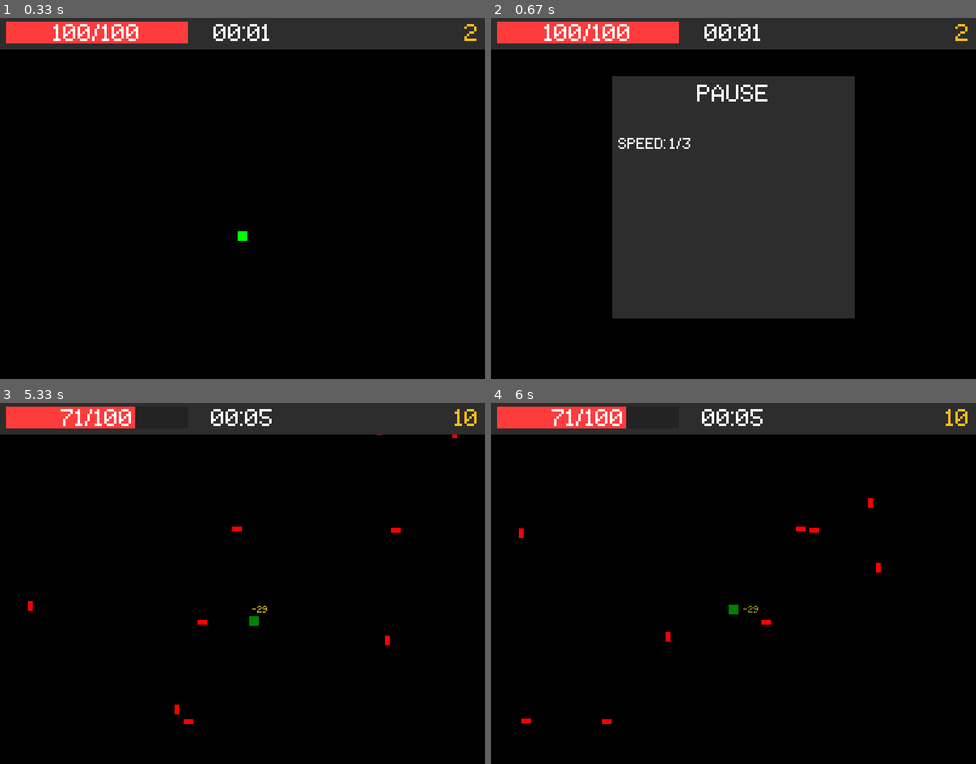
Above: before the commit, frames 1-4 (two rows, left to right).
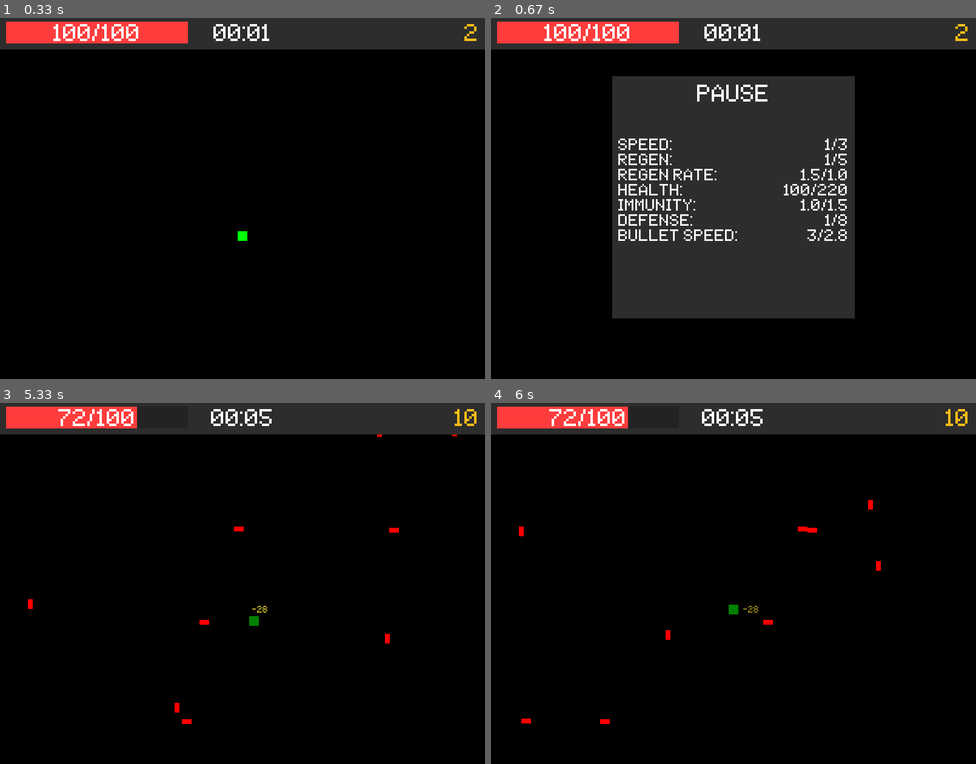
Above: after the commit, the same moments.

Repository: Thinato/pygame-bullet-hell
Game: pygame game, started from main.py
Same seed, same stepped clock (60 frames per second), same inputs: the game is played once before the commit and once after it.
Inputs (mouse positions are in pixels of both pictures, inside the frame that each line leads up to):
- Up to frame 1 (0.33 s): no input
- Up to frame 2 (0.67 s): hold Esc from 0.33 s (still down); hold D from 0.33 s (still down)
- Up to frame 3 (5.33 s): release Esc at 0.8 s; release D at 0.8 s; press the mouse at (92, 529) at 0.87 s; move the mouse to (92, 597) at 0.97 s; release the mouse at (92, 666) at 1.1 s; hold Esc 2.17-2.63 s; press the mouse at (92, 529) at 2.7 s; move the mouse to (252, 590) at 2.8 s; release the mouse at (412, 652) at 2.93 s; hold D 3-3.47 s; hold W 3.5-3.8 s; hold D 3.83-4.3 s; hold A 4.33-4.87 s; hold S 4.9-5.2 s; hold A from 5.23 s (still down)
- Up to frame 4 (6 s): release A at 5.63 s; hold W from 5.67 s (still down)

Frame 1 is identical in both runs. In frame 2, 2.2% of the frame differs, in the area x 26-74%, y 33-62%; in frame 3, 0.5%; in frame 4, 0.5%.

Commit message:
game over screen

Diff:
--- /dev/null
+++ b/button.py
@@ -0,0 +1,23 @@
+import pygame as pg
+from colors import *
+
+
+class Button:
+	def __init__(self, font, text, pos):
+		self.color = BUTTON_COLOR
+		self.color_hover = BUTTON_HOVER
+		self.font = font
+		self.pos = pos
+		self.text = text
+		temp = font.render(self.text, True, self.color)
+		self.size = (temp.get_width(), temp.get_height())
+		self.rect = pg.Rect(pos, self.size)
+		self.hover = False
+
+	def draw(self, screen):
+		if self.rect.collidepoint(pg.mouse.get_pos()):
+			self.hover = True
+			screen.blit(self.font.render(self.text, True, self.color_hover), self.pos)
+		else:
+			self.hover = False
+			screen.blit(self.font.render(self.text, True, self.color), self.pos)
--- a/colors.py
+++ b/colors.py
@@ -9,6 +9,9 @@
 GREY35 = (35,35,35)
 
 POINTS = (255,189,23)
+
+MAXXED = (224, 140, 30)
+DARK_MAXXED = (112, 70, 15)
 
 DAMAGE0 = (236, 216, 36)
 DAMAGE1 = (177, 162, 27)
@@ -31,3 +34,8 @@
 M_IMMUNITY = (105, 240, 157)
 M_DEFENSE = (112, 112, 112)
 M_BULLETSPEED = (209, 189, 100)
+
+
+# better not name it just 'BUTTON'
+BUTTON_COLOR = (255,255,255)
+BUTTON_HOVER = (224,140,30)
--- a/game.py
+++ b/game.py
@@ -3,21 +3,29 @@
 from player import *
 from bullet import *
 from orb import *
+from button import *
 import sys
 import random
 import os
 import math
 
+
 class Game:
 	def __init__(self):
 		pg.init()
+
+		# constants
 		self.SCREEN = pg.display.set_mode((800,600))
 		self.FPS = 60
 		self.CLOCK = pg.time.Clock()
 		self.font = pg.font.Font(os.path.join('assets', 'font', '8bit.ttf'), 32)
-		self.font20 = pg.font.Font(os.path.join('assets', 'font', '8bit.ttf'), 20)
+		self.font20 = pg.font.Font(os.path.join('assets', 'font', '8bit.ttf'), 22)
+		self.font22 = pg.font.Font(os.path.join('assets', 'font', '8bit.ttf'), 22)
 		self.font12 = pg.font.Font(os.path.join('assets', 'font', '8bit.ttf'), 12)
 
+
+		# variables that end with 'cp' mean CheckPoint, theyre used to check the timer
+		# they store the last tick a command was executed
 		self.damagetext_cp = 0
 		self.last_damage = 0
 		self.last_player_pos = None
@@ -28,6 +36,7 @@
 		self.bullet_increase_cp = 0
 		self.bullet_interval = 300
 		self.bullet_speed = 3
+		self.bullet_speed_min = 2.8
 
 		self.bullet_time = 0
 		self.current_time = 0
@@ -38,14 +47,6 @@
 		self.orb_ticks = 6000
 		self.orb_cp = 0
 
-
-		self.mutations = ['speed+',
-						  'regen+',
-						  'regen rate+',
-						  'health+',
-						  'immunity+',
-						  'defense+',
-						  'bullet speed-']
 		self.mutation_cp = 0
 		self.last_mutation = None
 
@@ -54,12 +55,20 @@
 		# game states
 		self.running = True
 		self.in_menu = False
+		self.in_game_over = False
+
+		temp = self.font.render('CONTINUE', True, WHITE)
+		self.continue_button = Button(self.font, 'CONTINUE', (self.SCREEN.get_size()[0]//2-temp.get_width()//2, self.SCREEN.get_size()[1]//2+140))
 
 		self.player = Player(self.SCREEN)
 
-
-
-
+		# just for testing/debugging
+		# self.player.max(self)
+
+
+
+
+	# this function will draw pretty much everything in the game, except by the pause menu
 	def draw(self, screen):
 		screen.fill(BLACK)
 
@@ -71,22 +80,28 @@
 		for bullet in self.bullets:
 			bullet.move()
 			if bullet.rect.colliderect(self.player.rect) and not self.player.is_immune:
-				self.last_damage = self.player.gethit(30)
+				self.last_damage = self.player.gethit(30, self)
 				self.last_player_pos = (self.player.rect.x, self.player.rect.y-12)
 				self.damagetext_cp = self.current_time
 				to_remove.append(bullet)
 			bullet.draw(screen)
+
 		# revove bullets that has hit the player
 		for i in to_remove:
 			self.bullets.remove(i)
+		# 'why this to_remove var?': well its never a good idea to remove an item during the identation
+		# so its better to just set a list for items that you want to remove after
+
 
 		to_remove = []
 		for orb in self.orbs:
 			if orb.rect.colliderect(self.player.rect):
 				orb.mutate(self)
 				to_remove.append(orb)
-			orb.draw(screen)
-
+				self.player.is_maxxed(self)
+			orb.draw(screen, self)
+
+		# remove the orb the player got
 		for i in to_remove:
 			self.orbs.remove(i)
 
@@ -96,18 +111,35 @@
 
 		pg.display.flip()
 
+
+
+	# Handle pygame events
 	def handle_event(self, event):
-		if event.type == pg.QUIT:
+		if event.type == pg.QUIT: # event executed when you click on the window close button (x)
 			sys.exit()
 			pg.quit()
-		if event.type == pg.KEYDOWN:
+
+		elif event.type == pg.KEYDOWN: # when any key is pressed
 			if event.key == pg.K_ESCAPE:
+				# open and closes the pause menu
 				if self.in_menu:
 					self.in_menu = False
 				else:
 					self.in_menu = True
 
-
+		elif event.type == pg.MOUSEBUTTONUP: # when mouse button is up (it must go down first, of course)
+			if self.in_menu:
+				pass
+			elif self.in_game_over:
+				if self.continue_button.hover:
+					print('go to main menu')
+			else:
+				if self.player.maxxed:
+					self.player.teleport(pg.mouse.get_pos(), self)
+
+
+
+	# draws the entire game hud, 'why is it named draw_ui not draw_hud?': laziness
 	def draw_ui(self, screen):
 		pg.draw.rect(screen, GREY45, ((0,0), (screen.get_size()[0], self.ui_height ))) # background of hud
 
@@ -126,8 +158,11 @@
 		screen.blit(points, (screen.get_size()[0]-points.get_width()-10, (10)))
 
 
+
+		# draws the mutation text and with a improvised 'fade out effect'
 		mutation = self.font20.render(f'{self.last_mutation}', True, FADE0)
 
+		# fade out effect
 		if self.current_time - self.mutation_cp > 2650:
 			mutation = self.font20.render('', True, FADE4)
 		elif self.current_time - self.mutation_cp > 2400:
@@ -139,10 +174,11 @@
 		if self.last_mutation != None:
 			screen.blit(mutation, (5, screen.get_size()[1]-mutation.get_height()))
 
+	# draws the damage numbers on top of the player
 	def draw_damage(self, screen, damage):
 
 		damage_txt = self.font12.render(f'{damage*-1}', True, DAMAGE0)
-
+		# face out effect
 		if self.current_time - self.damagetext_cp > 1300:
 			damage_txt = self.font12.render('', True, DAMAGE4)
 		elif self.current_time - self.damagetext_cp > 1100:
@@ -155,6 +191,7 @@
 		if self.last_player_pos != None:
 			screen.blit(damage_txt, self.last_player_pos)
 
+	# spawns a bullet on a random side of the screen with a random position
 	def spawn_bullet(self, side):
 		bullet = None
 		if side == 0:
@@ -168,6 +205,7 @@
 
 		self.bullets.append(bullet)
 
+		# spawn an orb at a random location of the screen and make sure theres always a maximum of 3 orbs on screen
 	def spawn_orb(self):
 		if len(self.orbs) > 2:
 			self.orbs.pop(0)
@@ -175,17 +213,91 @@
 		self.orbs.append(orb)
 
 
+
+	# draws the pause menu
 	def draw_menu(self, screen):
+		# BACKGROUND
 		pg.draw.rect(screen, GREY45, (screen.get_size()[0]//2-200, screen.get_size()[1]//2-200, 400,400))
 
-
+		# TITLE
 		pause = self.font.render("PAUSE", True, WHITE)
 		screen.blit(pause, (screen.get_size()[0]//2 - pause.get_width()//2,screen.get_size()[1]//2-190))
 
-		# STATS
-		speed = self.font20.render(f"SPEED: {self.player.speed}/{self.player.max_speed}", True, WHITE)
-		screen.blit(speed, (screen.get_size()[0]//2-190,screen.get_size()[1]//2-100))
-
+		self.draw_stats(screen)
+
+		pg.display.flip()
+
+	def draw_stats(self, screen):
+				# STATS
+		screen.blit(self.font20.render('SPEED:', True, WHITE), (screen.get_size()[0]//2-190,screen.get_size()[1]//2-100))
+		if self.player.speed / self.player.max_speed == 1:
+			speed = self.font20.render(f"{self.player.speed}/{self.player.max_speed}", True, MAXXED)
+		else:
+			speed = self.font20.render(f"{self.player.speed}/{self.player.max_speed}", True, WHITE)
+		screen.blit(speed, (screen.get_size()[0]//2+190-speed.get_width(),screen.get_size()[1]//2-100))
+
+
+		screen.blit(self.font20.render('REGEN:', True, WHITE), (screen.get_size()[0]//2-190,screen.get_size()[1]//2-75))
+		if self.player.regen / self.player.max_regen == 1:
+			regen = self.font20.render(f"{self.player.regen}/{self.player.max_regen}", True, MAXXED)
+		else:
+			regen = self.font20.render(f"{self.player.regen}/{self.player.max_regen}", True, WHITE)
+		screen.blit(regen, (screen.get_size()[0]//2+190-regen.get_width(),screen.get_size()[1]//2-75))
+
+
+		screen.blit(self.font20.render('REGEN RATE:', True, WHITE), (screen.get_size()[0]//2-190,screen.get_size()[1]//2-50))
+		if self.player.regen_ticks / self.player.min_regen_ticks == 1:
+			regenrate = self.font20.render(f"{self.player.regen_ticks/1000}/{self.player.min_regen_ticks/1000}", True, MAXXED)
+		else:
+			regenrate = self.font20.render(f"{self.player.regen_ticks/1000}/{self.player.min_regen_ticks/1000}", True, WHITE)
+		screen.blit(regenrate, (screen.get_size()[0]//2+190-regenrate.get_width(),screen.get_size()[1]//2-50))
+
+
+		screen.blit(self.font20.render('HEALTH:', True, WHITE), (screen.get_size()[0]//2-190,screen.get_size()[1]//2-25))
+		if self.player.max_health / self.player.max_max_health == 1:
+			health = self.font20.render(f"{self.player.max_health}/{self.player.max_max_health}", True, MAXXED)
+		else:
+			health = self.font20.render(f"{self.player.max_health}/{self.player.max_max_health}", True, WHITE)
+		screen.blit(health, (screen.get_size()[0]//2+190-health.get_width(),screen.get_size()[1]//2-25))
+
+
+		screen.blit(self.font20.render('IMMUNITY:', True, WHITE), (screen.get_size()[0]//2-190,screen.get_size()[1]//2))
+		if self.player.immunity_ticks / self.player.max_immunity_ticks == 1:
+			immunity = self.font20.render(f"{self.player.immunity_ticks/1000}/{self.player.max_immunity_ticks/1000}", True, MAXXED)
+		else:
+			immunity = self.font20.render(f"{self.player.immunity_ticks/1000}/{self.player.max_immunity_ticks/1000}", True, WHITE)
+		screen.blit(immunity, (screen.get_size()[0]//2+190-immunity.get_width(),screen.get_size()[1]//2))
+
+
+		screen.blit(self.font20.render('DEFENSE:', True, WHITE), (screen.get_size()[0]//2-190,screen.get_size()[1]//2+25))
+		if self.player.defense / self.player.max_defense == 1:
+			defense = self.font20.render(f"{self.player.defense}/{self.player.max_defense}", True, MAXXED)
+		else:
+			defense = self.font20.render(f"{self.player.defense}/{self.player.max_defense}", True, WHITE)
+		screen.blit(defense, (screen.get_size()[0]//2+190-defense.get_width(),screen.get_size()[1]//2+25))
+
+
+		screen.blit(self.font20.render('BULLET SPEED:', True, WHITE), (screen.get_size()[0]//2-190,screen.get_size()[1]//2+50))
+		if round(self.bullet_speed, 2) / self.bullet_speed_min == 1:
+			bulletspeed = self.font20.render(f"{round(self.bullet_speed,2)}/{self.bullet_speed_min}", True, MAXXED)
+		else:
+			bulletspeed = self.font20.render(f"{round(self.bullet_speed, 2)}/{self.bullet_speed_min}", True, WHITE)
+		screen.blit(bulletspeed, (screen.get_size()[0]//2+190-bulletspeed.get_width(),screen.get_size()[1]//2+50))
+
+	def game_over(self, screen):
+		# BACKGROUND
+		pg.draw.rect(screen, GREY45, (screen.get_size()[0]//2-200, screen.get_size()[1]//2-200, 400,400))
+
+		# TITLE
+		pause = self.font.render("GAME OVER!", True, WHITE)
+		screen.blit(pause, (screen.get_size()[0]//2 - pause.get_width()//2,screen.get_size()[1]//2-190))
+
+		# POINTS
+		score = self.font20.render(f"SCORE: {self.points}", True, WHITE)
+		screen.blit(score, (screen.get_size()[0]//2-score.get_width()//2,screen.get_size()[1]//2-125))
+
+		self.draw_stats(screen)
+		self.continue_button.draw(screen)
 
 		pg.display.flip()
 
@@ -198,20 +310,27 @@
 				self.handle_event(event)
 			if self.in_menu:
 				self.draw_menu(self.SCREEN)
+			elif self.in_game_over:
+				self.game_over(self.SCREEN)
 			else:
 				self.draw(self.SCREEN)
 				keys_pressed = pg.key.get_pressed()
 				self.player.move(keys_pressed, self.SCREEN)
 
+				# game time
 				if self.current_time - self.played_cp > self.played:
 					self.played += 1
 					self.played_cp = self.current_time + 1000
+					if self.player.maxxed:
+						self.points += 8
 					self.points += 2
 
+				# increase bullet speed time
 				if self.current_time - self.bullet_increase_cp > self.bullet_increase_interval:
 					self.bullet_increase_cp = self.current_time
 					self.bullet_interval -= 5
 
+				# orb spawn time
 				if self.current_time - self.orb_cp > self.orb_ticks:
  					self.orb_cp = self.current_time
  					self.spawn_orb()
--- a/orb.py
+++ b/orb.py
@@ -5,7 +5,6 @@
 class Orb:
 	def __init__(self, pos):
 		self.size = (24,24)
-		self.disappear_tick = 5000
 		self.rect = pg.Rect(pos, self.size)
 		self.surface = pg.Surface(self.size)
 		self.mutations = ['speed+',
@@ -19,41 +18,55 @@
 
 
 
-	def draw(self, screen):
-		if   self.mutation == 'speed+':
-			pg.draw.circle(screen, M_SPEED, (self.rect.x+self.size[0]//2, self.rect.y+self.size[0]//2), self.size[0]//2)
-		elif self.mutation == 'regen+':
-			pg.draw.circle(screen, M_REGEN, (self.rect.x+self.size[0]//2, self.rect.y+self.size[0]//2), self.size[0]//2)
-		elif self.mutation == 'health+':
-			pg.draw.circle(screen, M_REGENRATE, (self.rect.x+self.size[0]//2, self.rect.y+self.size[0]//2), self.size[0]//2)
-		elif self.mutation == 'regen rate+':
-			pg.draw.circle(screen, M_HEALTH, (self.rect.x+self.size[0]//2, self.rect.y+self.size[0]//2), self.size[0]//2)
-		elif self.mutation == 'immunity+':
-			pg.draw.circle(screen, M_IMMUNITY, (self.rect.x+self.size[0]//2, self.rect.y+self.size[0]//2), self.size[0]//2)
-		elif self.mutation == 'defense+':
-			pg.draw.circle(screen, M_DEFENSE, (self.rect.x+self.size[0]//2, self.rect.y+self.size[0]//2), self.size[0]//2)
-		elif self.mutation == 'bullet speed-':
-			pg.draw.circle(screen, M_BULLETSPEED, (self.rect.x+self.size[0]//2, self.rect.y+self.size[0]//2), self.size[0]//2)
+	def draw(self, screen, game):
+		if game.player.maxxed:
+			pg.draw.circle(screen, WHITE, (self.rect.x+self.size[0]//2, self.rect.y+self.size[0]//2), self.size[0]//2)
+		else:
+			if   self.mutation == 'speed+':
+				pg.draw.circle(screen, M_SPEED, (self.rect.x+self.size[0]//2, self.rect.y+self.size[0]//2), self.size[0]//2)
+			elif self.mutation == 'regen+':
+				pg.draw.circle(screen, M_REGEN, (self.rect.x+self.size[0]//2, self.rect.y+self.size[0]//2), self.size[0]//2)
+			elif self.mutation == 'health+':
+				pg.draw.circle(screen, M_REGENRATE, (self.rect.x+self.size[0]//2, self.rect.y+self.size[0]//2), self.size[0]//2)
+			elif self.mutation == 'regen rate+':
+				pg.draw.circle(screen, M_HEALTH, (self.rect.x+self.size[0]//2, self.rect.y+self.size[0]//2), self.size[0]//2)
+			elif self.mutation == 'immunity+':
+				pg.draw.circle(screen, M_IMMUNITY, (self.rect.x+self.size[0]//2, self.rect.y+self.size[0]//2), self.size[0]//2)
+			elif self.mutation == 'defense+':
+				pg.draw.circle(screen, M_DEFENSE, (self.rect.x+self.size[0]//2, self.rect.y+self.size[0]//2), self.size[0]//2)
+			elif self.mutation == 'bullet speed-':
+				pg.draw.circle(screen, M_BULLETSPEED, (self.rect.x+self.size[0]//2, self.rect.y+self.size[0]//2), self.size[0]//2)
 
 	def mutate(self, game):
-		game.points += 50
-
-		game.last_mutation = self.mutation
 		game.mutation_cp = game.current_time
 
-		if self.mutation == 'speed+':
-			if game.player.speed != game.player.max_speed:
-				game.player.speed += 1
-		elif self.mutation == 'regen+':
-			game.player.regen += 1
-		elif self.mutation == 'health+':
-			game.player.max_health += 20
-			game.player.heal(20)
-		elif self.mutation == 'regen rate+':
-			game.player.regen_ticks -= 100
-		elif self.mutation == 'immunity+':
-			game.player.immunity_ticks += 100
-		elif self.mutation == 'bullet speed-':
-			game.bullet_speed -= 0.05
-		elif self.mutation == 'defense+':
-			game.player.defense += 1
+		if game.player.maxxed:
+			game.points += 100
+			game.last_mutation = ''
+
+		else:
+			game.points += 50
+			game.last_mutation = self.mutation
+
+			if self.mutation == 'speed+':
+				if game.player.speed < game.player.max_speed:
+					game.player.speed += 1
+			elif self.mutation == 'regen+':
+				if game.player.regen < game.player.max_regen:
+					game.player.regen += 1
+			elif self.mutation == 'health+':
+				if game.player.max_health < game.player.max_max_health:
+					game.player.max_health += 20
+				game.player.heal(20)
+			elif self.mutation == 'regen rate+':
+				if game.player.regen_ticks > game.player.min_regen_ticks:
+					game.player.regen_ticks -= 100
+			elif self.mutation == 'immunity+':
+				if game.player.immunity_ticks < game.player.max_immunity_ticks:
+					game.player.immunity_ticks += 100
+			elif self.mutation == 'bullet speed-':
+				if round(game.bullet_speed,2) > game.bullet_speed_min:
+					game.bullet_speed -= 0.05
+			elif self.mutation == 'defense+':
+				if game.player.defense < game.player.max_defense:
+					game.player.defense += 1
--- a/player.py
+++ b/player.py
@@ -9,26 +9,47 @@
 		self.speed = 1
 		self.max_speed = 3
 		self.defense = 1
+		self.max_defense = 8
 
 		self.immunity_cp = 0
 		self.immunity_ticks = 1000
+		self.max_immunity_ticks = 1500
 		self.is_immune = False
 
 
 		self.regen_cp = 0
 		self.regen, self.regen_ticks = 1, 1500
+		self.max_regen = 5
+		self.min_regen_ticks = 1000
 
 		self.max_health, self.health = 100,100
+		self.max_max_health = 220
 
+		self.color = GREEN
+		self.immunity_color = DARK_GREEN
+
+		self.maxxed = False
+
+
+	def max(self, game):
+		self.speed = self.max_speed
+		self.regen = self.max_regen
+		self.max_health = self.max_max_health
+		self.health = self.max_health
+		self.regen_ticks = self.min_regen_ticks
+		self.immunity_ticks = self.max_immunity_ticks
+		game.bullet_speed = game.bullet_speed_min
+		self.defense = self.max_defense
+		self.is_maxxed(game)
 
 	def draw(self, screen):
 		if self.is_immune:
 			if pg.time.get_ticks() - self.immunity_cp > self.immunity_ticks:
 				self.is_immune = False
-			pg.draw.rect(screen, DARK_GREEN, self.rect)
+			pg.draw.rect(screen, self.immunity_color, self.rect)
 		else:
 			self.check_regen()
-			pg.draw.rect(screen, GREEN, self.rect)
+			pg.draw.rect(screen, self.color, self.rect)
 
 	def check_regen(self):
 		if pg.time.get_ticks() - self.regen_cp > self.regen_ticks and self.health < self.max_health:
@@ -46,11 +67,19 @@
 		if keys[pg.K_s] and self.rect.y + self.speed < screen.get_size()[1] - self.rect.height: # DOWN
 			self.rect.y += self.speed
 
-	def gethit(self, damage):
-		dmg = math.floor(damage * math.log(100 - self.defense*10, 100))
+	# get hit, damage is the amount of health to be removed
+	# truedamage is to ignore player's defense
+	def gethit(self, damage, game, truedamage=False):
+		if truedamage:
+			dmg = damage
+		else:
+			dmg = math.floor(damage * math.log(85 - self.defense*10, 100))
 		self.health	-= dmg
 		self.is_immune = True
 		self.immunity_cp = pg.time.get_ticks()
+		game.draw(game.SCREEN) # just to update the health bar
+		if self.is_dead():
+			game.in_game_over = True
 		return dmg
 
 	def heal(self, amount):
@@ -58,3 +87,23 @@
 			self.health = self.max_health
 		else:
 			self.health += amount
+
+	def is_maxxed(self, game):
+		if self.speed / self.max_speed == 1 and self.regen / self.max_regen == 1 and self.max_health / self.max_max_health == 1 and self.regen_ticks / self.min_regen_ticks == 1 and self.immunity_ticks / self.max_immunity_ticks == 1 and self.defense / self.max_defense == 1 and round(game.bullet_speed, 2) / game.bullet_speed_min == 1:
+			self.maxxed = True
+			self.color = MAXXED
+			self.immunity_color = DARK_MAXXED
+			game.orb_ticks = 3000
+		else:
+			self.maxxed = False
+
+	def teleport(self, coords, game):
+		game.last_damage = self.gethit(25, game, True)
+		game.damagetext_cp = game.current_time
+		self.rect.x, self.rect.y = coords[0]-self.size[0]//2, coords[1]-self.size[1]//2
+		game.last_player_pos = (self.rect.x, self.rect.y-12)
+
+	def is_dead(self):
+		if self.health <= 0:
+			return True
+		return False
